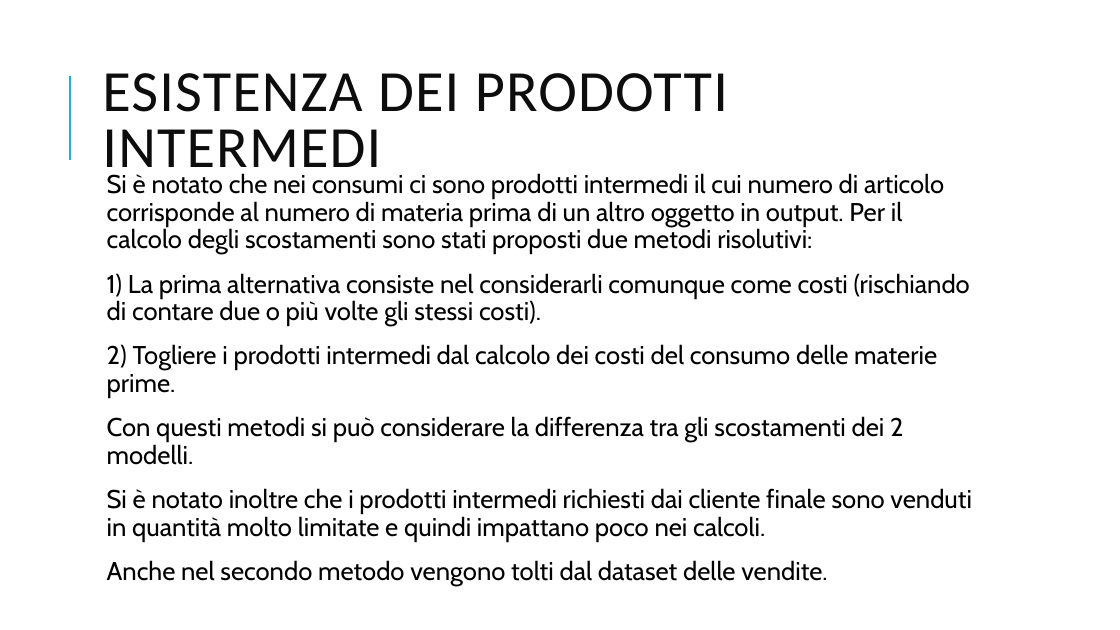
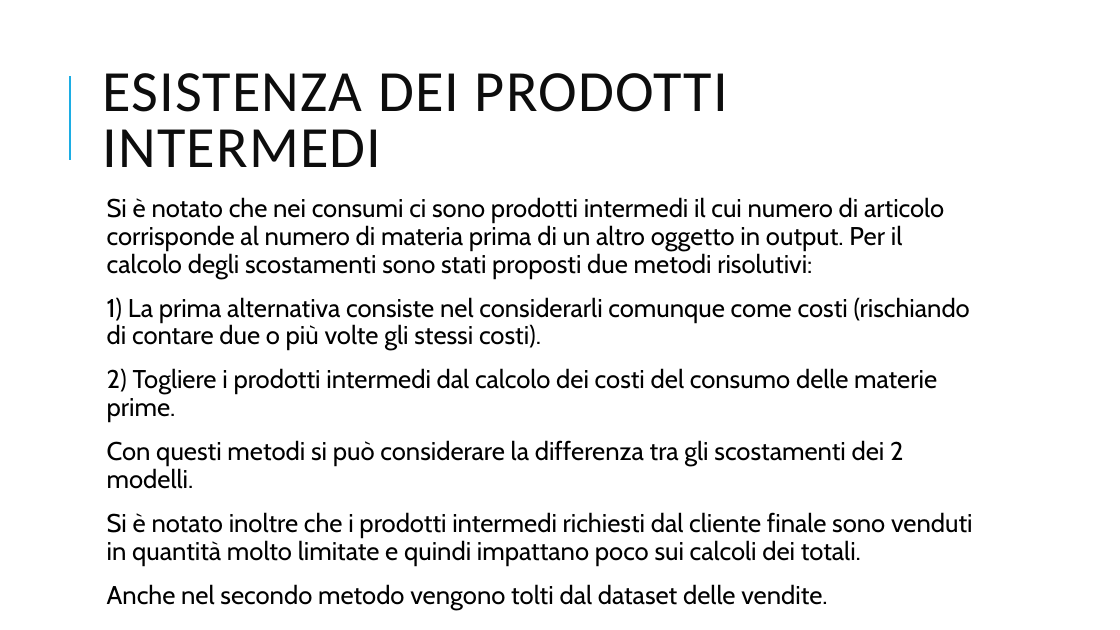
Before and after one commit to VinciGit00/SCGProject, a slide deck: slide 8 of Document/PresentazioneProgetto.pptx (slide 7 before the commit). Drawn at 1120x630 pixels with LibreOffice and Linux fonts; fonts in the diff are those of the drawing. Boxes give left, top, right and bottom in pixels: in the first picture for what was removed or moved away, otherwise in the second. Text is boxed around its words. In the diff, an @@ line names an element or a change of style, - is before the commit and + after.

```diff
--- a/Document/PresentazioneProgetto.pptx
+++ b/Document/PresentazioneProgetto.pptx
@@ text "Si è notato che nei ...": place and size @@
-text "Si è notato che nei ..." at (107,173,972,585)
+text "Si è notato che nei ..." at (107,197,973,565)
@@ text at (107,512,973,565): text changed @@
-  Si è notato inoltre che i prodotti intermedi richiesti dai cliente finale sono venduti in quantità molto limitate e quindi impattano poco nei calcoli.
+  Si è notato inoltre che i prodotti intermedi richiesti dal cliente finale sono venduti in quantità molto limitate e quindi impattano poco sui calcoli dei totali.
```
Also in this commit, not shown: 11 other slides changed, 7 slides added, 8 slides removed, 6 other files.
